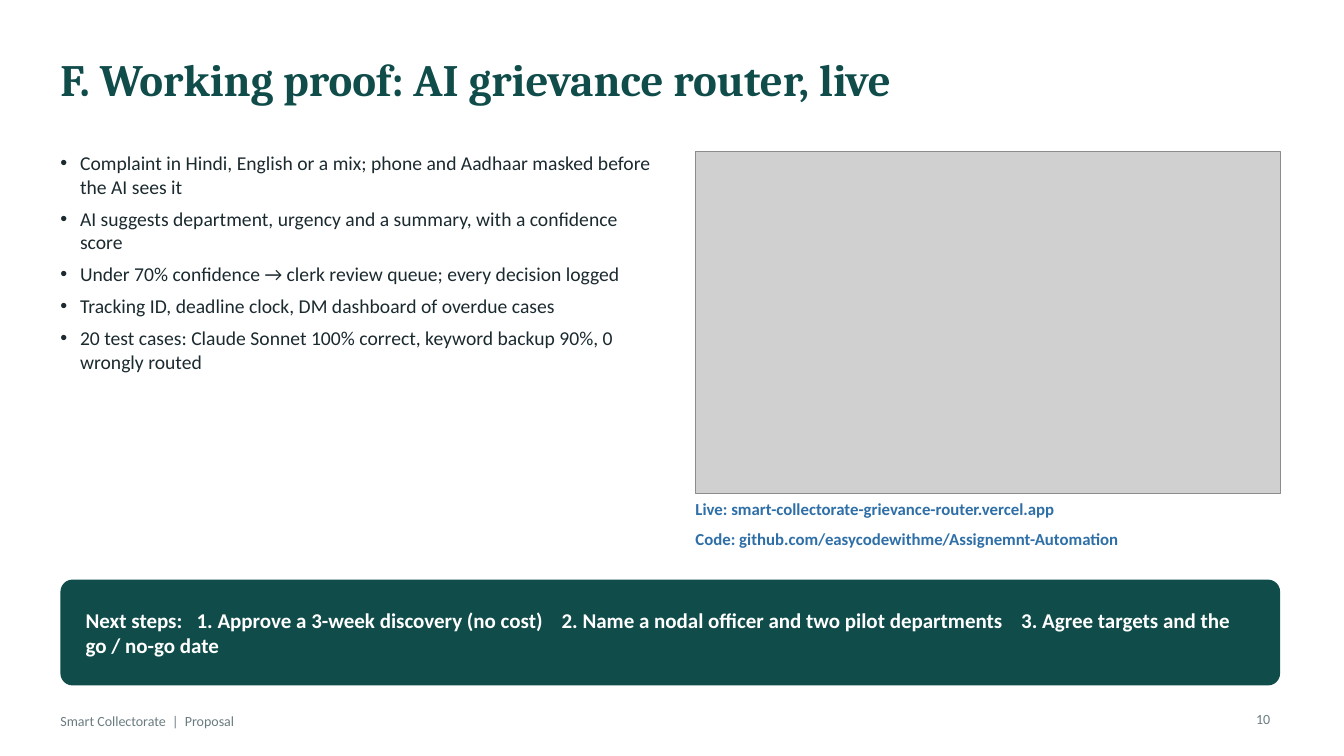
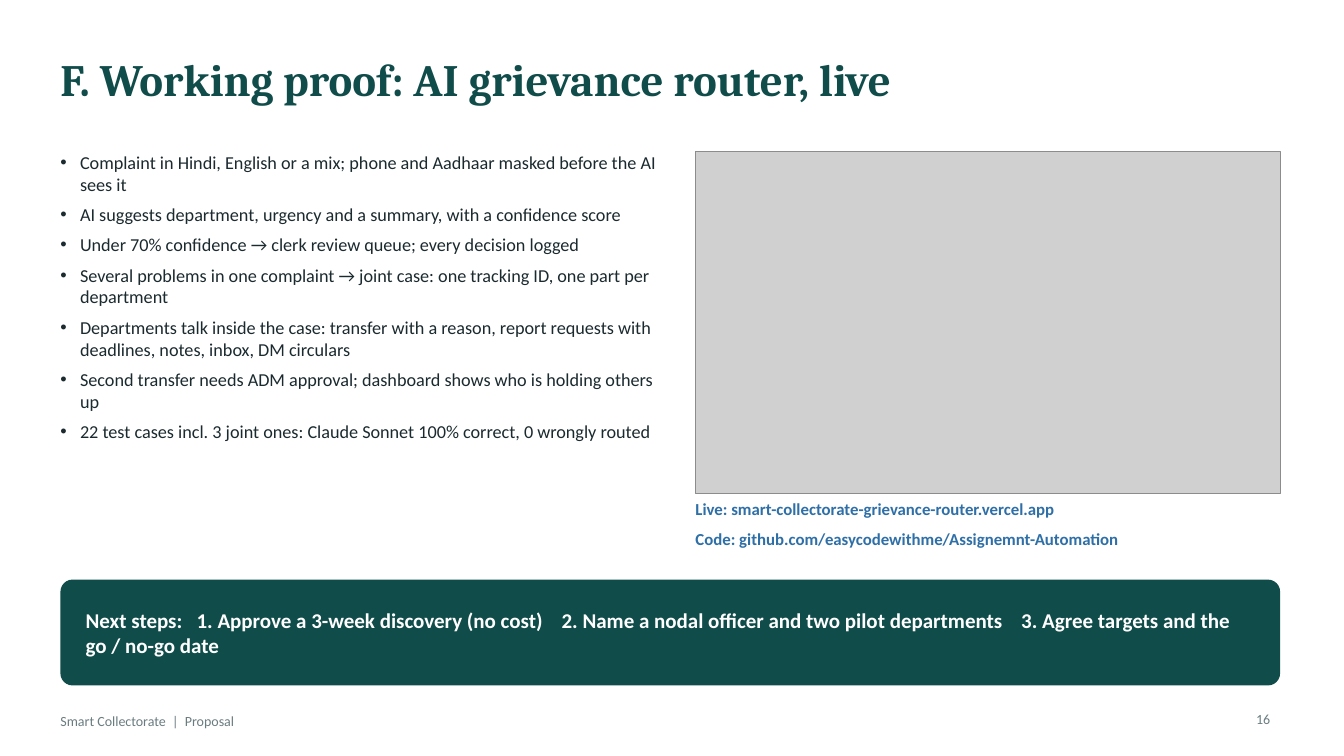
Before and after one commit to easycodewithme/Assignemnt-Automation, a slide deck: slide 16 of presentation/Smart_Collectorate_Proposal.pptx (slide 10 before the commit). Drawn at 1344x756 pixels with LibreOffice and Linux fonts; fonts in the diff are those of the drawing; grey boxes stand for pictures. Boxes give left, top, right and bottom in pixels: in the first picture for what was removed or moved away, otherwise in the second. Text is boxed around its words. In the diff, an @@ line names an element or a change of style, - is before the commit and + after.

```diff
--- a/presentation/Smart_Collectorate_Proposal.pptx
+++ b/presentation/Smart_Collectorate_Proposal.pptx
@@ text at (80, 156, 656, 254): size 14 to 13 pt in "Complaint in Hindi, English or a mix; ...", "AI suggests department, urgency and a summary, ...", "Under 70% confidence → clerk review queue; ..." @@
@@ text at (80, 269, 652, 441): text changed; size 14 to 13 pt @@
-• Tracking ID, deadline clock, DM dashboard of overdue cases
-• 20 test cases: Claude Sonnet 100% correct, keyword backup 90%, 0 wrongly routed
+• Several problems in one complaint → joint case: one tracking ID, one part per department
+• Departments talk inside the case: transfer with a reason, report requests with deadlines, notes, inbox, DM circulars
+• Second transfer needs ADM approval; dashboard shows who is holding others up
+• 22 test cases incl. 3 joint ones: Claude Sonnet 100% correct, 0 wrongly routed
@@ page number at (1256, 714, 1270, 724): text changed @@
-10
+16
```
Also in this commit, not shown: 3 other slides changed, 8 slides added, 21 other files.
